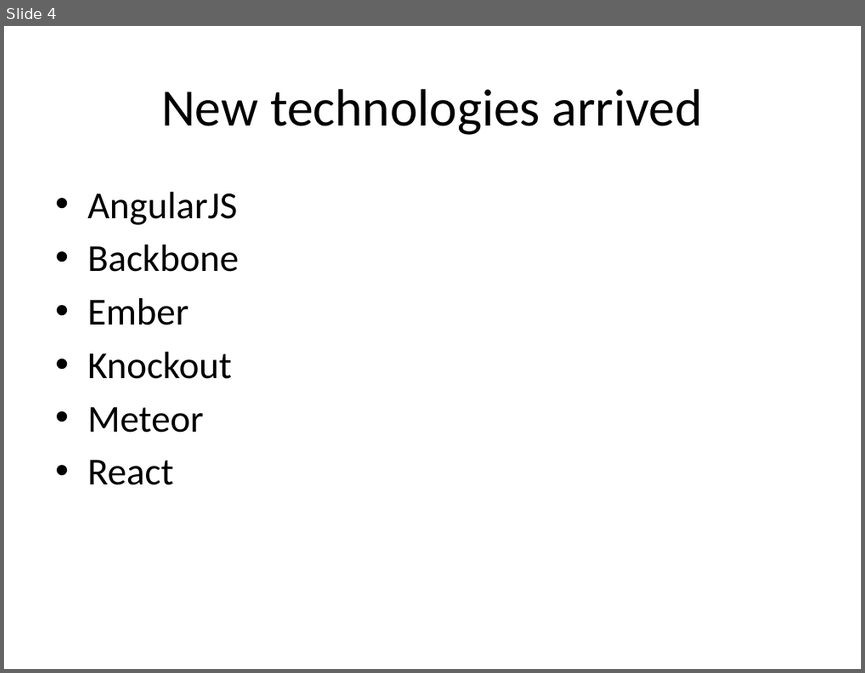
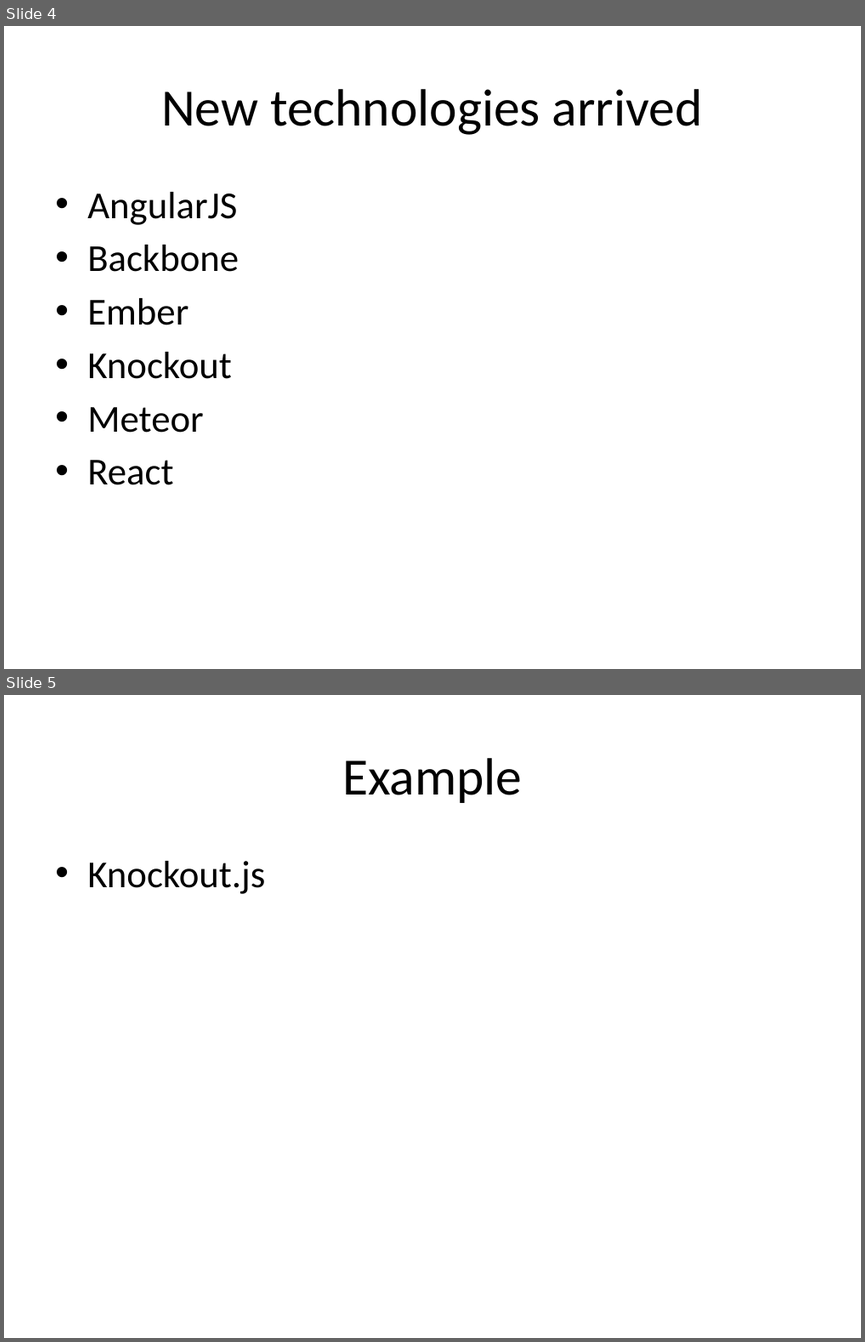
Before and after one commit to dejanvasic85/js-presentation, a slide deck: Michael/DataBinding/data binding.pptx. Shown one above the other, each under a label of ours: slide 4 before the commit, slides 4 and 5 after it. The pictures are 865x673 and 865x1342 pixels, drawn with LibreOffice and Linux fonts; fonts in the diff are those of the drawing. Boxes give left, top, right and bottom in pixels: in the first picture for what was removed or moved away, otherwise in the second. Text is boxed around its words. In the diff, an @@ line names an element or a change of style, - is before the commit and + after.

```diff
--- a/Michael/DataBinding/data binding.pptx
+++ b/Michael/DataBinding/data binding.pptx
@@ slide 5 added at (4, 695, 861, 1338), background #FFFFFF @@
@@ title added at (342, 758, 522, 803), 44 pt, text #000000 @@
+Example
@@ text added at (87, 861, 265, 894), 32 pt, text #000000 @@
+• Knockout.js
```
Also in this commit, not shown: 1 other slide added, 1 slide removed, 1 other file.
